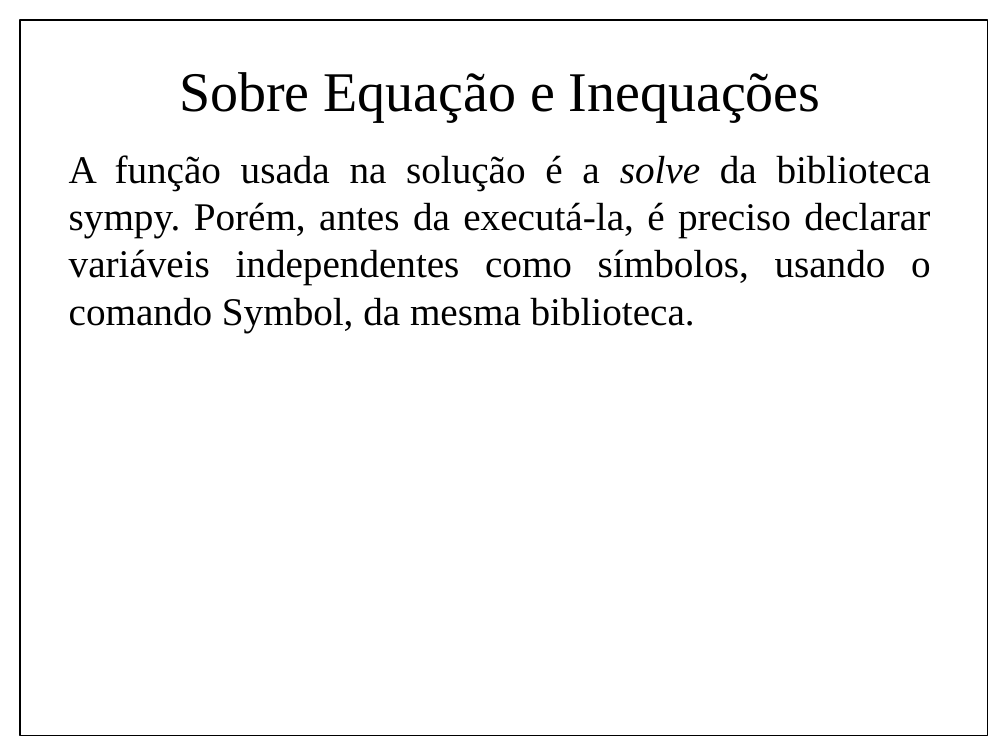
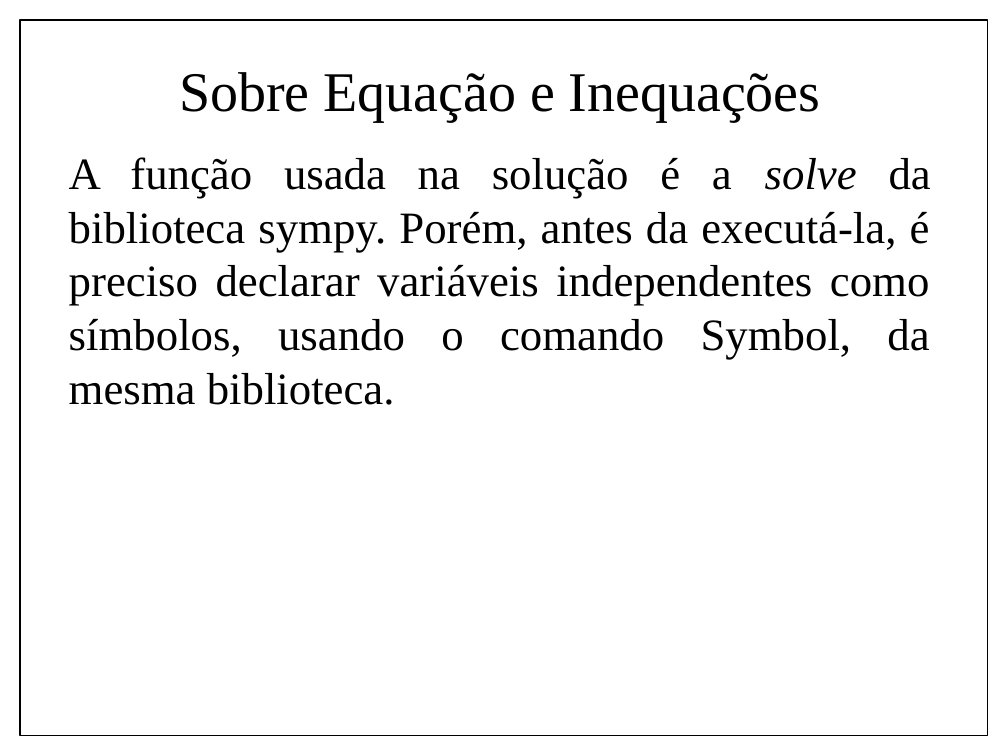
Before and after one commit to IgorSantos1996/MathwithPython, a slide deck: slide 27 of MatematicaPython.pptx. Drawn at 1008x756 pixels with LibreOffice and Linux fonts; fonts in the diff are those of the drawing; background and template pictures are left out. Boxes give left, top, right and bottom in pixels: in the first picture for what was removed or moved away, otherwise in the second. Text is boxed around its words. In the diff, an @@ line names an element or a change of style, - is before the commit and + after.

```diff
--- a/MatematicaPython.pptx
+++ b/MatematicaPython.pptx
@@ text "A função usada na solução ..." at bbox=[69, 157, 931, 405]: size 28 to 32 pt @@
```
Also in this commit, not shown: 5 slides added, 7 other files.
